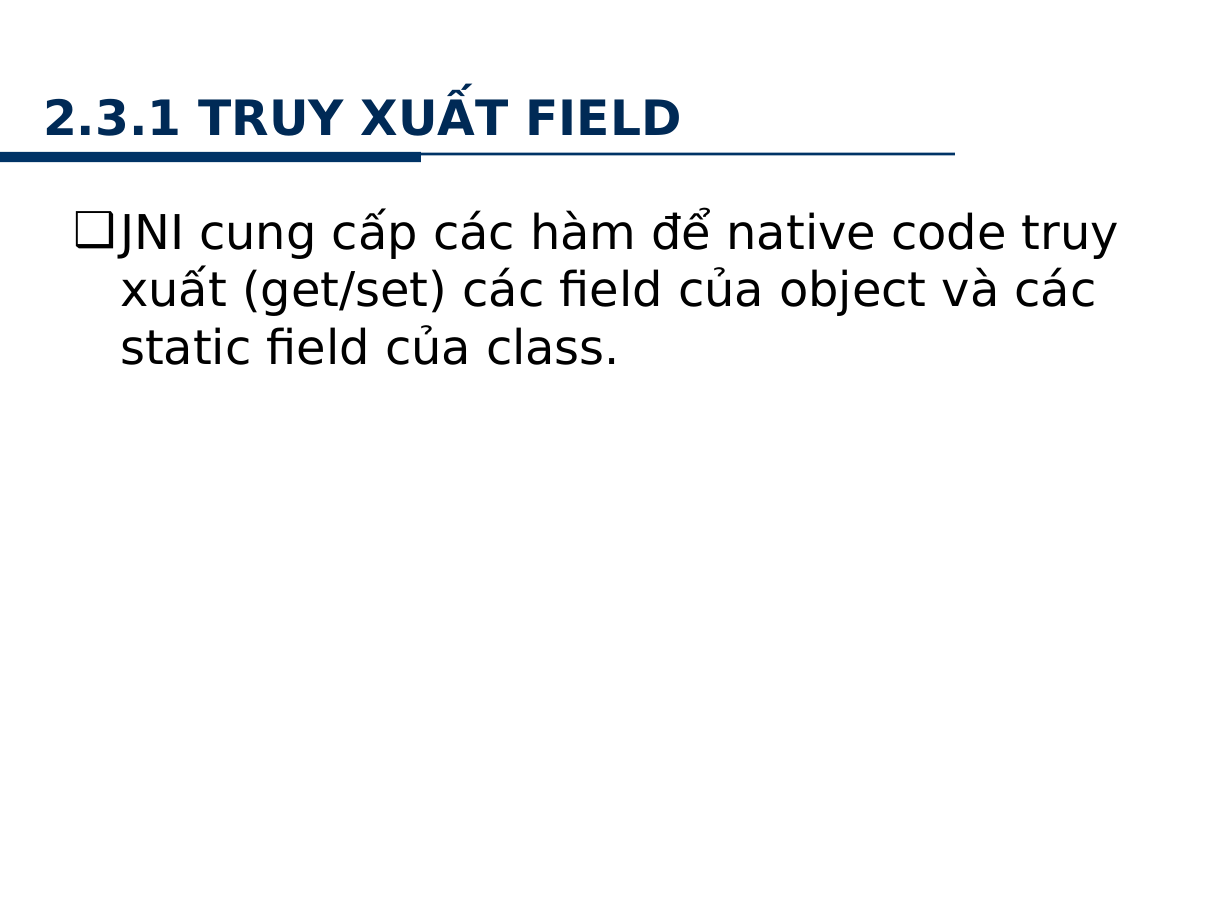
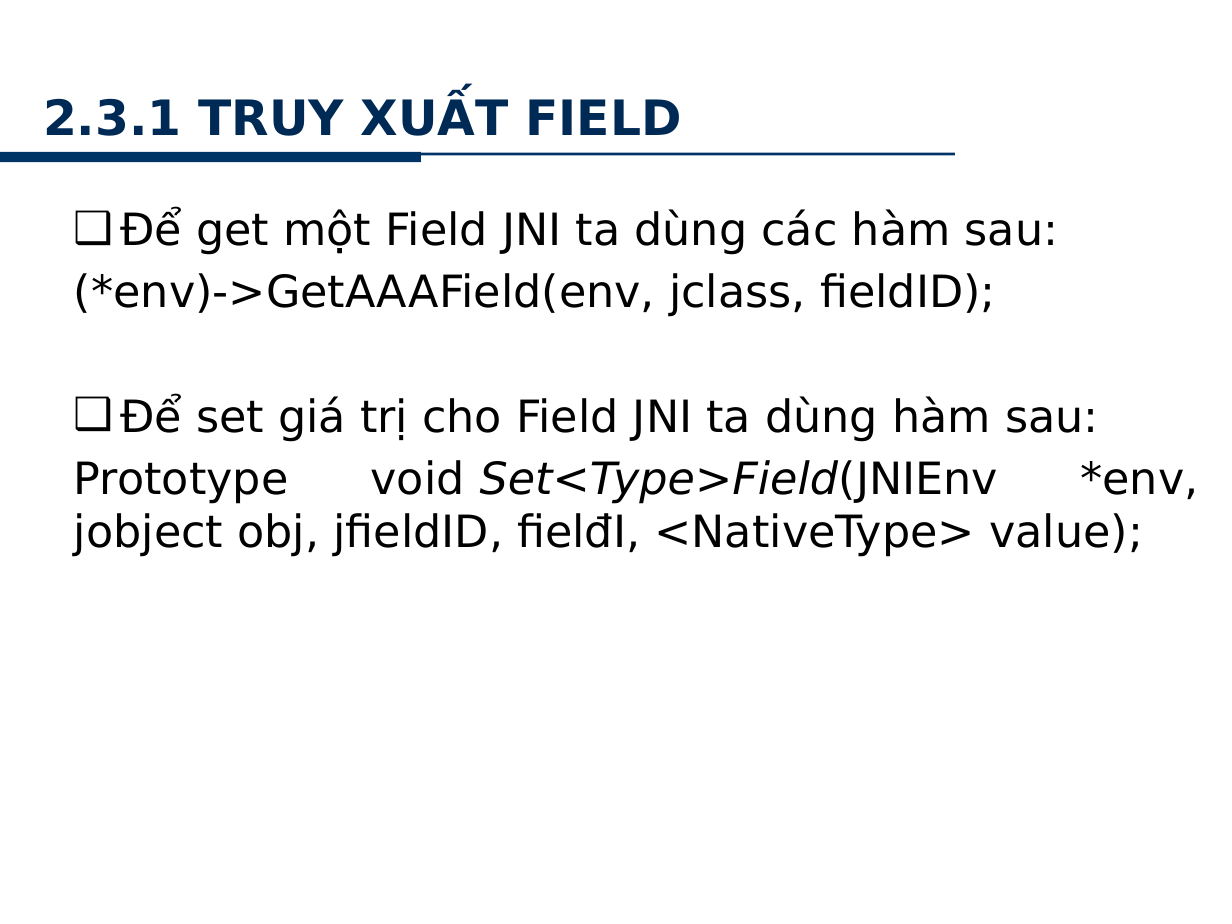
Before and after one commit to minhkhanh/UofS-Java, a slide deck: slide 11 of Seminar_JNI/Slide_00.pptx. Drawn at 1232x924 pixels with LibreOffice and Linux fonts; fonts in the diff are those of the drawing; background and template pictures are left out. Boxes give left, top, right and bottom in pixels: in the first picture for what was removed or moved away, otherwise in the second. Text is boxed around its words. In the diff, an @@ line names an element or a change of style, - is before the commit and + after.

```diff
--- a/Seminar_JNI/Slide_00.pptx
+++ b/Seminar_JNI/Slide_00.pptx
@@ text at [74, 209, 1198, 557]: text changed; size 28 to 26 pt @@
-❑ JNI cung cấp các hàm để native code truy xuất (get/set) các field của object và các static field của class.
+  ❑ Để get một Field JNI ta dùng các hàm sau:
+  (*env)->GetAAAField(env, jclass, fieldID);
+  ❑ Để set giá trị cho Field JNI ta dùng hàm sau:
+  Prototype void Set<Type>Field(JNIEnv *env, jobject obj, jfieldID, fielđI, <NativeType> value);
```
Also in this commit, not shown: 13 other slides changed, 3 slides added.
